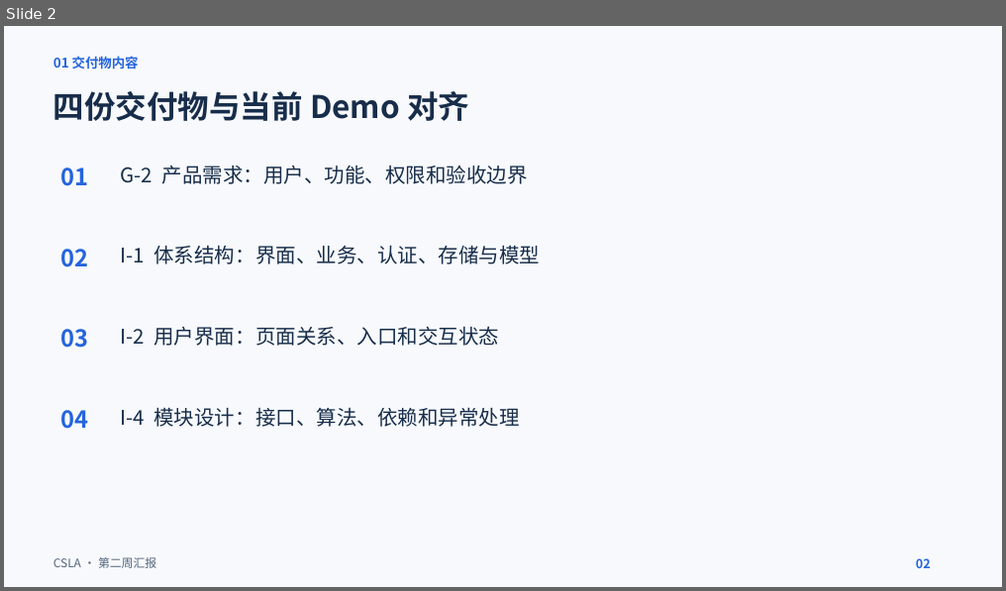
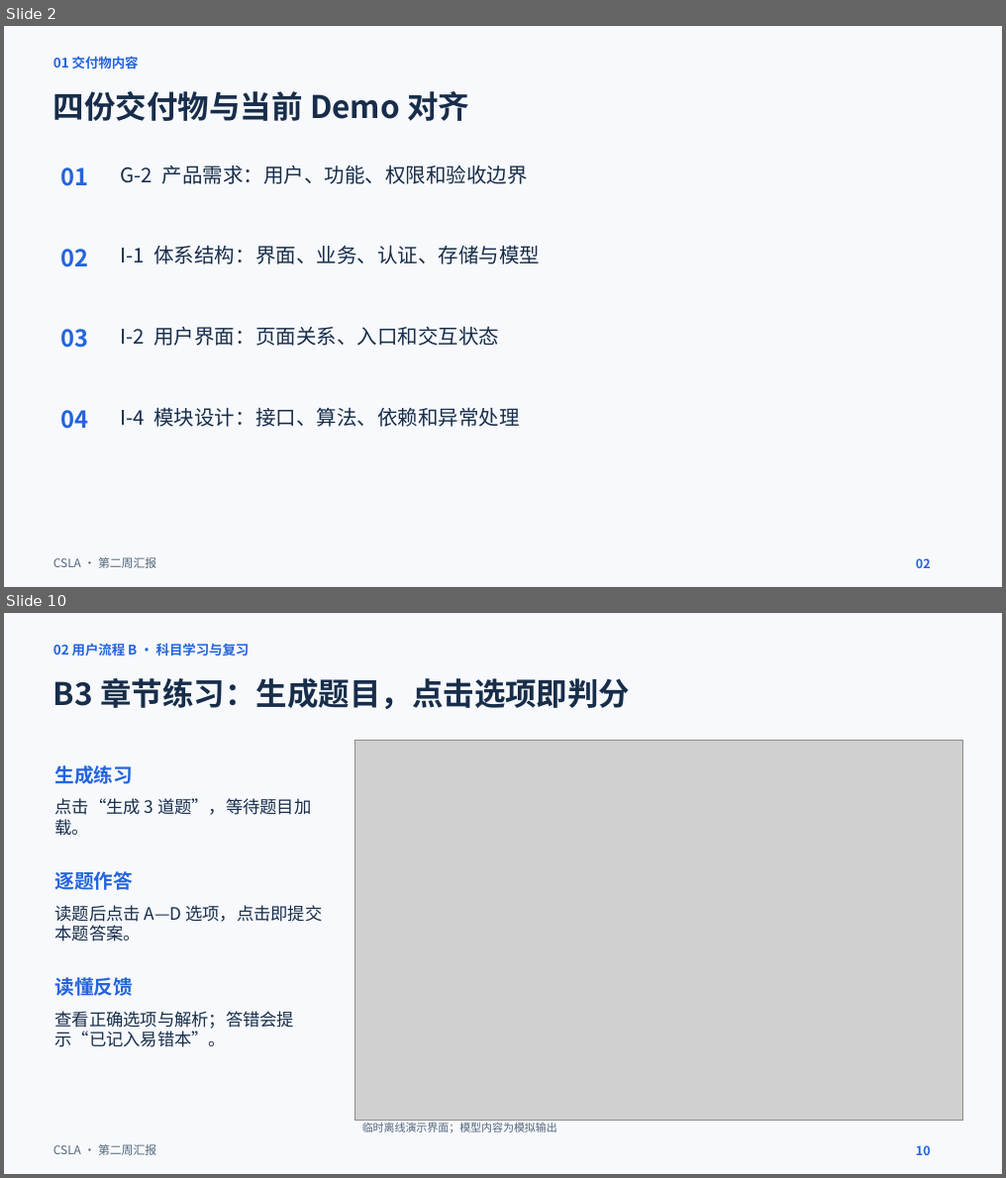
Before and after one commit to KnightofAltria/AIassistant, a slide deck: 文档/汇报内容/第二周汇报/第二周汇报.pptx. Shown one above the other, each under a label of ours: slide 2 before the commit, slides 2 and 10 after it; the slides between them are not shown. The pictures are 1006x591 and 1006x1178 pixels, drawn with LibreOffice and Linux fonts; fonts in the diff are those of the drawing; grey boxes stand for pictures. Boxes give left, top, right and bottom in pixels: in the first picture for what was removed or moved away, otherwise in the second. Text is boxed around its words. In the diff, an @@ line names an element or a change of style, - is before the commit and + after.

Commit message:
docs: 拆分两条用户流程并详解科目学习操作

```diff
--- a/文档/汇报内容/第二周汇报/第二周汇报.pptx
+++ b/文档/汇报内容/第二周汇报/第二周汇报.pptx
@@ slide 10 added at box(4, 613, 1002, 1174), background #F7F9FC @@
@@ text added at box(54, 643, 250, 657), 12.8 pt, text #2464DD, bold @@
+02 用户流程 B · 科目学习与复习
@@ text added at box(54, 678, 630, 709), 30 pt, text #172D4A, bold @@
+B3 章节练习：生成题目，点击选项即判分
@@ picture added at box(355, 741, 963, 1121) @@
@@ text added at box(55, 765, 134, 784), 18.8 pt, text #2464DD, bold @@
+生成练习
@@ text added at box(55, 798, 311, 836), 16.5 pt, text #172D4A @@
+点击“生成 3 道题”，等待题目加载。
@@ text added at box(55, 871, 134, 890), 18.8 pt, text #2464DD, bold @@
+逐题作答
@@ text added at box(55, 905, 322, 942), 16.5 pt, text #172D4A @@
+读题后点击 A—D 选项，点击即提交本题答案。
@@ text added at box(55, 977, 134, 996), 18.8 pt, text #2464DD, bold @@
+读懂反馈
@@ text added at box(55, 1011, 295, 1048), 16.5 pt, text #172D4A @@
+查看正确选项与解析；答错会提示“已记入易错本”。
@@ text added at box(54, 1145, 156, 1156), 11.2 pt, text #53657B @@
+CSLA · 第二周汇报
@@ text added at box(362, 1120, 557, 1134), 10.5 pt, text #53657B @@
+临时离线演示界面；模型内容为模拟输出
@@ text added at box(916, 1146, 931, 1156), 12 pt, text #2464DD, bold @@
+10
```
Also in this commit, not shown: 14 slides changed, 3 other slides added.
